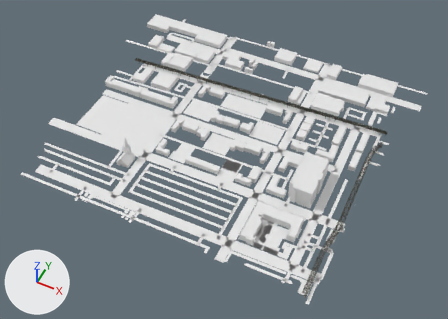
The glTF model app/public/world/tiles/-8_-1.glb: old version first, new version second.
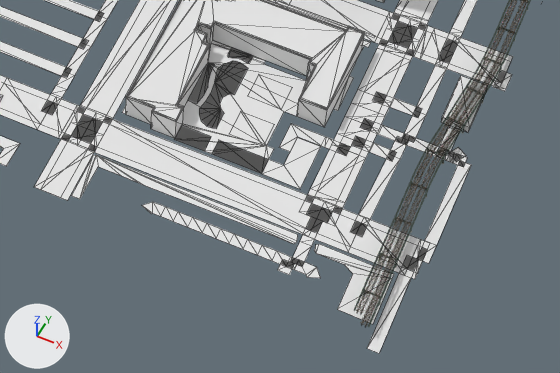
The first picture shows the older version from a camera (50 mm lens) standing at (-3416.0, -445.0, 780.0) and looking at (-3736.0, 196.0, -21.0). The close-ups show the older and then the newer version on the part from 46% to 80% of the width and 65% to 97% of the height of that picture. Only the edits that show in the close-ups are written down. Arrows for +X, +Y and +Z are at lower left; the lights stay in place. The close-ups show mesh edges as thin lines. Where no turn or scale is listed for an object, it has been applied to the vertices. Vertices at exactly the same position are counted once.

Objects in the first close-up: 'buildings', 'ground', 'ties', 'transit'.
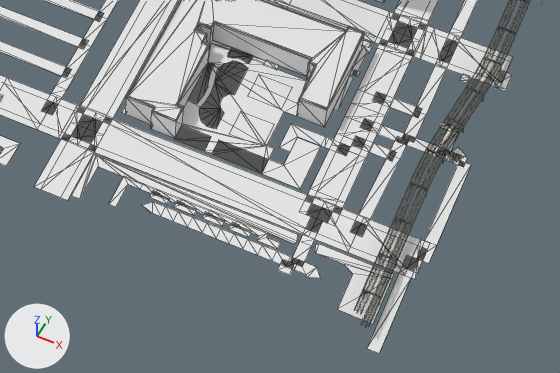
Where the newer file only moved an object's origin or applied its transform, the numbers keep the older frame.

The change, as a diff of the scene's bpy script:
```diff
--- a/app/public/world/tiles/-8_-1.glb.py
+++ b/app/public/world/tiles/-8_-1.glb.py
@@ me_buildings @@
 # used by ob_buildings; location = (-3770.6, 271.0, 25.7)
-me_buildings.from_pydata(...)  # 1188 vertices, 1727 faces; spans x -265.0..265.0, y -228.0..228.0, z -26.0..26.0
+me_buildings.from_pydata(...)  # 1180 vertices, 1717 faces; spans x -265.0..257.0, y -228.0..228.0, z -26.0..26.0
+# me_buildings part 1: the loose piece of 8 vertices spanning x 253.0..265.0, y -171.0..-148.0, z -26.0..-22.0 is deleted
+# other edits to the shape of me_buildings do not show in these pictures
@@ me_ground @@
 # used by ob_ground; location = (-3757.0, 242.8, 0.1)
-me_ground.from_pydata(...)  # 1370 vertices, 1127 faces; spans x -294.0..294.0, y -253.0..253.0, z 0.0
+me_ground.from_pydata(...)  # 1656 vertices, 1359 faces; spans x -294.0..294.0, y -253.0..253.0, z 0.0
+# me_ground part 2: the loose piece of 6 vertices spanning x 71.0..90.0, y -242.0..-230.0, z 0.0 is copied, and the copy is scaled about its middle by (-0.395, -0.274, 1), then moved by (72.0, 9.0, 0.0); it spans x 148.0..156.0, y -229.0..-226.0, z 0.0
+# me_ground part 3: the loose piece of 6 vertices spanning x 71.0..90.0, y -242.0..-230.0, z 0.0 is copied, and the copy is scaled about its middle by (-0.446, -0.29, 1), then moved by (107.0, 10.0, 0.0); it spans x 182.0..191.0, y -229.0..-225.0, z 0.0
+# me_ground part 4: the loose piece of 6 vertices spanning x 253.0..258.0, y -117.0..-107.0, z 0.0 is copied, and the copy is scaled about its middle by (0.601, 0.372, 1), then moved by (-15.0, -6.0, 0.0); it spans x 240.0..243.0, y -120.0..-116.0, z 0.0
+# me_ground part 5: 1 vertex moved within x 143.0, y -225.0, z 0.0; 66 vertices added at x 117.0..246.0, y -240.0..-121.0, z 0.0
+# other edits to the shape of me_ground do not show in these pictures
```

Boxes [x1, y1, x2, y2] around the edits, measured in the close-ups (560 x 373 px):
'buildings', reshaped: before [126, 0, 487, 138]; after [126, 0, 385, 138]
part 1 of me_buildings, deleted: before [441, 76, 487, 132]
part 2 of me_ground, added: after [149, 191, 170, 204]
part 3 of me_ground, added: after [229, 222, 252, 237]
part 4 of me_ground, added: after [460, 74, 470, 83]
part 5 of me_ground, built on: before [97, 155, 281, 239]; after [97, 40, 455, 249]
